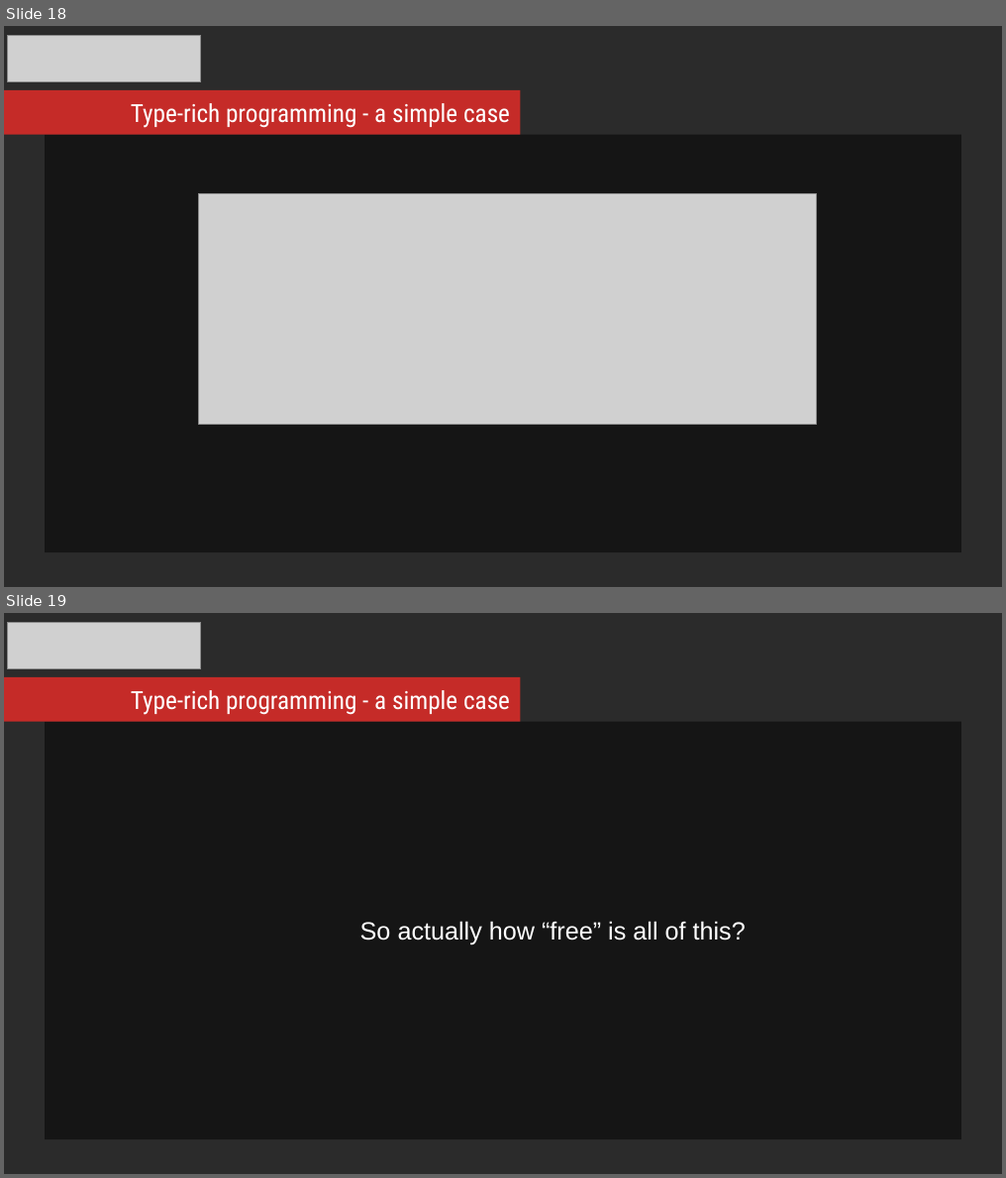
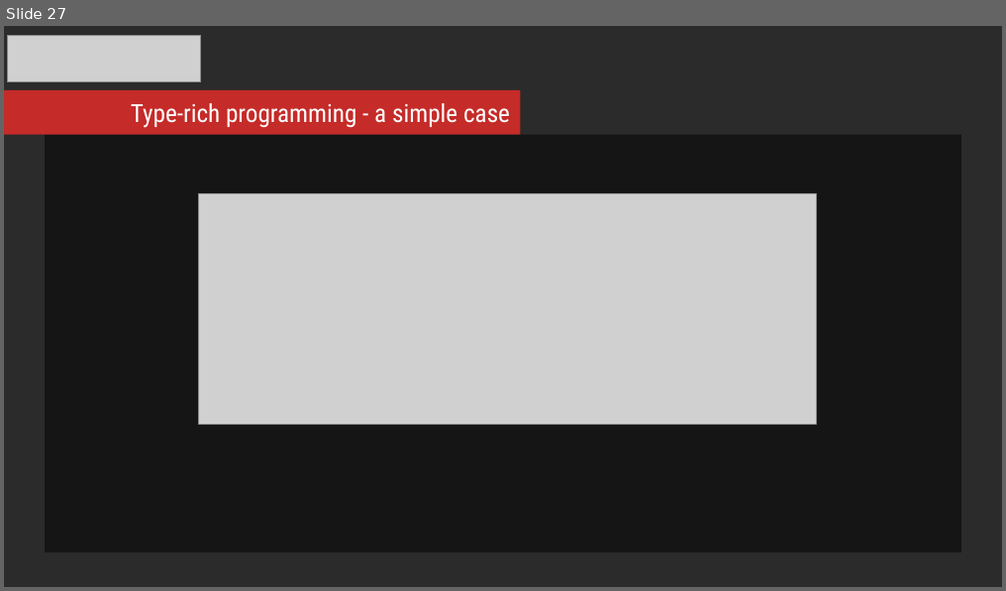
Before and after one commit to mikosz/type-safety, a slide deck: ask-not-what-you-can-do-for-the-compiler.odp. Shown one above the other, each under a label of ours: slides 18 and 19 before the commit, slide 27 after it. The pictures are 1006x1178 and 1006x591 pixels, drawn with LibreOffice and Linux fonts; fonts in the diff are those of the drawing; grey boxes stand for pictures; background and template pictures are left out; a plain dark background stands for a picture behind light text. Boxes give left, top, right and bottom in pixels: in the first picture for what was removed or moved away, otherwise in the second. Text is boxed around its words. In the diff, an @@ line names an element or a change of style, - is before the commit and + after.

Commit message:
Updated presentation

```diff
--- a/ask-not-what-you-can-do-for-the-compiler.odp
+++ b/ask-not-what-you-can-do-for-the-compiler.odp
@@ slide 19 removed at (x1=4, y1=613, x2=1002, y2=1174), background picture (left out) @@
@@ picture removed at (x1=8, y1=622, x2=202, y2=668) @@
@@ rectangle removed at (x1=4, y1=677, x2=520, y2=721) @@
@@ text removed at (x1=131, y1=690, x2=510, y2=715) @@
-Type-rich programming - a simple case
@@ rectangle removed at (x1=45, y1=722, x2=961, y2=1140) @@
-So actually how “free” is all of this?
@@ what was slide 18 is now slide 27 @@
```
Also in this commit, not shown: 5 other slides removed.
